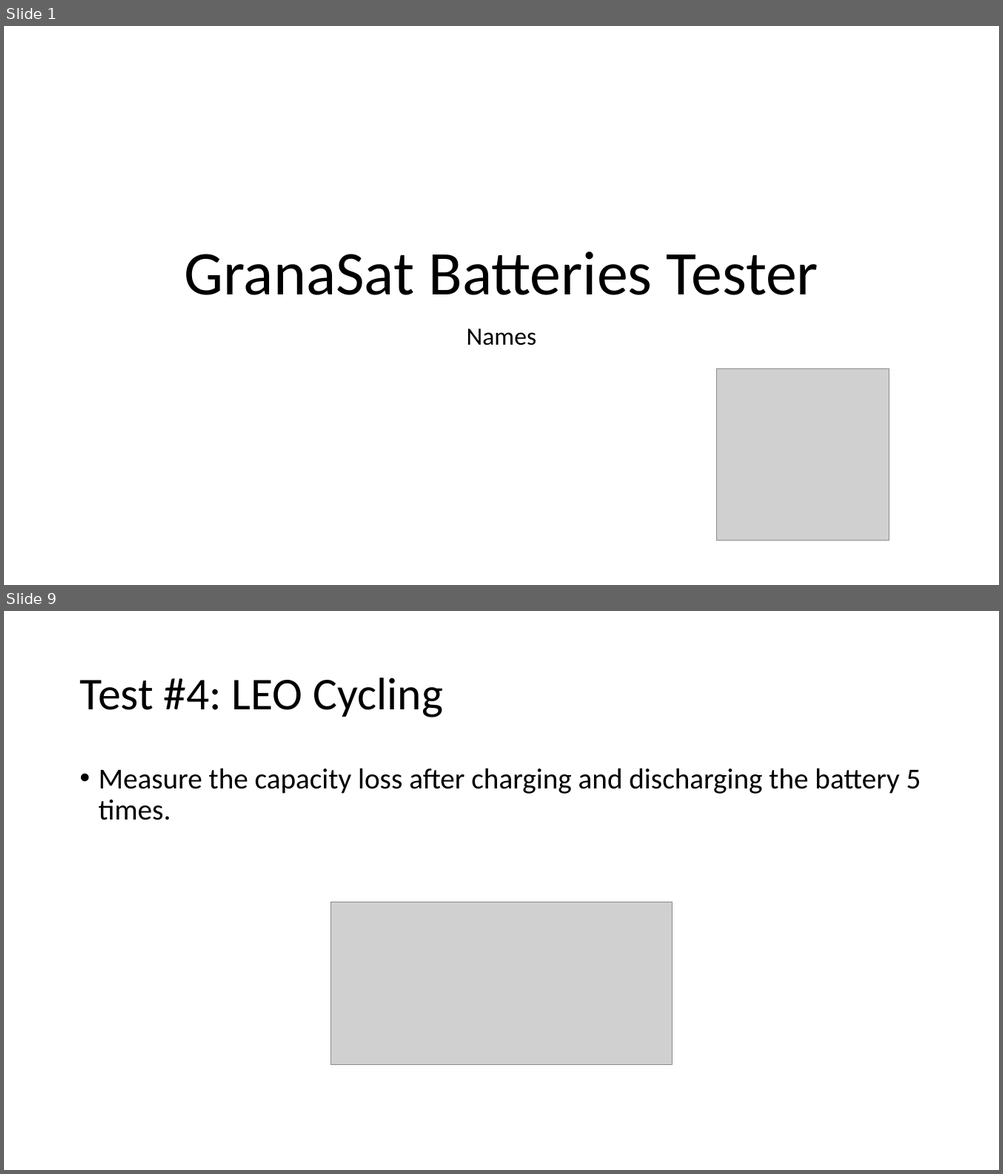
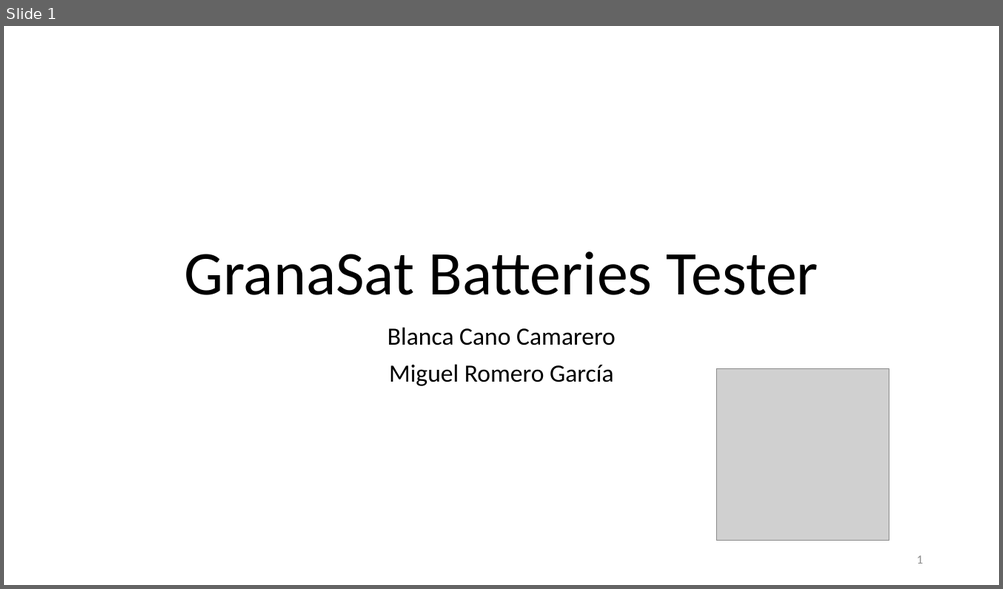
Before and after one commit to BlancaCC/granaSat_batteries, a slide deck: presentacion1/GranaSat Batteries Tester.pptx. Shown one above the other, each under a label of ours: slides 1 and 9 before the commit, slide 1 after it; the slides between them are not shown. The pictures are 1003x1174 and 1003x589 pixels, drawn with LibreOffice and Linux fonts; fonts in the diff are those of the drawing; grey boxes stand for pictures. Boxes give left, top, right and bottom in pixels: in the first picture for what was removed or moved away, otherwise in the second. Text is boxed around its words. In the diff, an @@ line names an element or a change of style, - is before the commit and + after.

```diff
--- a/presentacion1/GranaSat Batteries Tester.pptx
+++ b/presentacion1/GranaSat Batteries Tester.pptx
@@ slide 9 removed at (4, 611, 999, 1170), background #FFFFFF @@
@@ title removed at (79, 678, 443, 718) @@
-Test #4: LEO Cycling
@@ text removed at (99, 768, 921, 820) @@
-• Measure the capacity loss after charging and discharging the battery 5 times.
@@ picture removed at (331, 902, 671, 1065) @@
@@ slide 1 changed as well @@
@@ subtitle at (387, 327, 615, 386): text changed @@
-Names
+Blanca Cano Camarero
+Miguel Romero García
@@ page number added at (916, 556, 922, 564), 12 pt, text #8C8C8C @@
+1
```
Also in this commit, not shown: 2 other slides changed, 6 slides added, 12 other slides removed, 2 other files.
